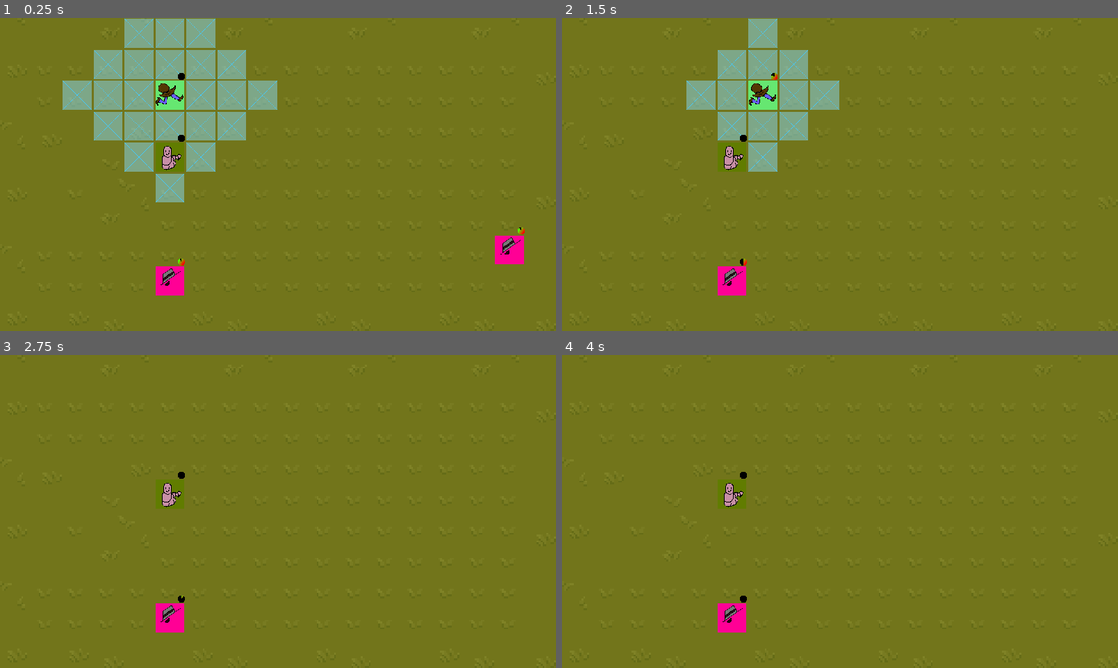
Above: before the commit, frames 1-4 (two rows, left to right).
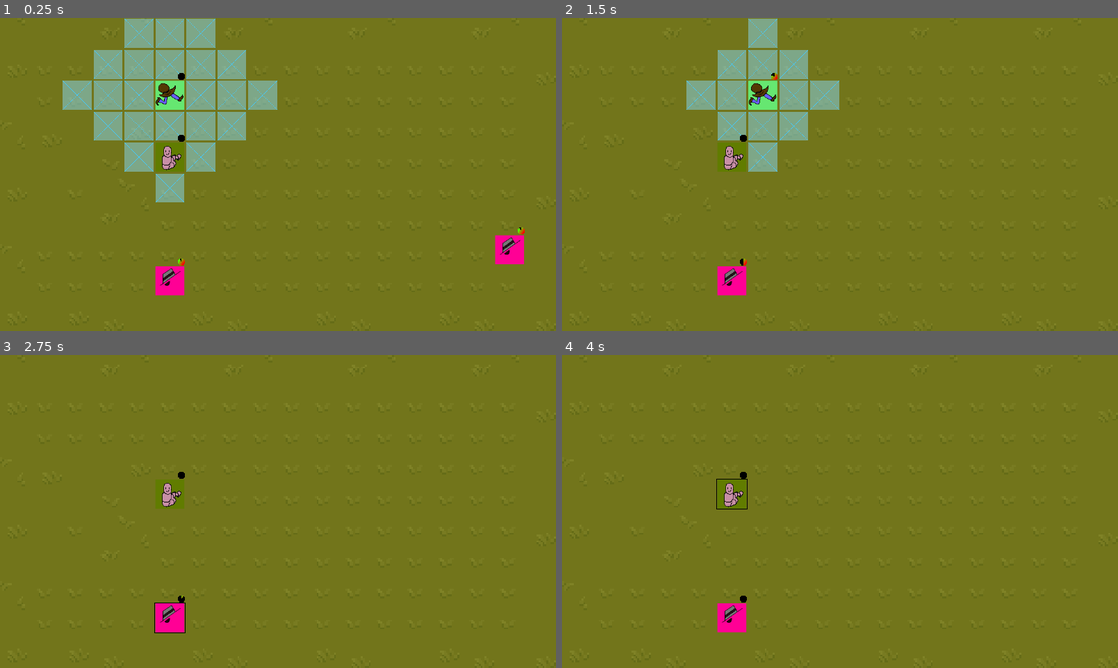
Above: after the commit, the same moments.

Repository: batgnome/MainGame
Game: Godot game, scene res://main.tscn
The game is run twice, just before and just after one commit, with the same random seed, the same clock (stepped at 60 frames per second) and the same inputs.
Inputs (mouse positions are in pixels of both pictures, inside the frame that each line leads up to):
- Up to frame 1 (0.25 s): no input
- Up to frame 2 (1.5 s): tap Enter at 0.5 s; move the mouse to (734, 96) at 0.52 s; hold D (right) 0.53-1.28 s; hold L (del) 0.53-1.28 s; click (734, 96) at 0.67 s; tap R (reset) at 1.25 s; move the mouse to (1073, 249) at 1.27 s; hold S (down) from 1.28 s (still down); click (1073, 249) at 1.35 s
- Up to frame 3 (2.75 s): tap R (reset) at 2 s; move the mouse to (172, 617) at 2.02 s; release S (down) at 2.03 s; hold D (right) from 2.03 s (still down); hold L (del) from 2.03 s (still down); click (172, 617) at 2.17 s
- Up to frame 4 (4 s): tap R (reset) at 2.75, 3.5 s; move the mouse to (734, 617) at 2.77 s; release D (right) at 2.78 s; release L (del) at 2.78 s; hold W (up) 2.78-3.53 s; click (734, 617) at 2.85 s; move the mouse to (734, 492) at 3.52 s; hold A (left) from 3.53 s (still down); hold L (del) from 3.53 s (still down); click (734, 492) at 3.67 s

The runs differ from the first frame. In frame 1, 0.2% of the frame differs, in the area x 27-95%, y 20-89%; in frame 2, 0.2%; in frame 3, 0.2%; in frame 4, 0.2%.
Error in both runs: Invalid access to property or key 'current_state' on a base object of type 'previously freed'. (res://main.gd:26)

Commit message:
added outline shader to see selected rune peice

Diff:
--- a/Rune.gd
+++ b/Rune.gd
@@ -51,6 +51,7 @@
 	parent = get_parent()
 	set_attributes()
 	$Sprite2D.texture = load(attributes.sprite)
+	$Sprite2D.material.set("shader_param/outline_thickness", 0.0)
 	currentMove = attributes.maxMove
 	#add the first position for the tail segments so that the first segment isn't under the head
 	path.insert(0, position)
@@ -260,3 +261,19 @@
 		parent.PlayRunes.append(tail)
 	elif get_group() =='enemy':
 		parent.EnemRunes.append(tail)
+
+
+
+func _on_area_2d_mouse_entered():
+	material = $Sprite2D.material
+	print(material)
+	if material is ShaderMaterial:
+		material.set_shader_parameter("width", 4.0)
+
+
+func _on_area_2d_mouse_exited():
+		print("hey?2")
+		material = $Sprite2D.material
+		if material is ShaderMaterial:
+			print("shader")
+			material.set_shader_parameter("width", 0.0)  # Disable outline
--- a/enemRune.tscn
+++ b/enemRune.tscn
@@ -10,7 +10,7 @@
 [node name="EnemMoveSpeed" type="Timer" parent="." index="1"]
 wait_time = 3.0
 
-[node name="Sprite2D" parent="." index="6"]
+[node name="Sprite2D" parent="." index="7"]
 texture = ExtResource("3_eop7j")
 
 [connection signal="mouse_entered" from="." to="." method="_on_mouse_entered"]
--- a/main.tscn
+++ b/main.tscn
@@ -5181,7 +5181,6 @@
 vertices = PackedVector2Array(8, 8, -8, 8, -8, -8, 8, -8)
 polygons = Array[PackedInt32Array]([PackedInt32Array(0, 1, 2, 3)])
 outlines = Array[PackedVector2Array]([PackedVector2Array(-8, -8, 8, -8, 8, 8, -8, 8)])
-source_geometry_group_name = &"navigation_polygon_source_group"
 
 [sub_resource type="TileSetAtlasSource" id="TileSetAtlasSource_ae5xv"]
 texture = ExtResource("1_rpftv")
--- a/project.godot
+++ b/project.godot
@@ -12,7 +12,7 @@
 
 config/name="GameDemo"
 run/main_scene="res://main.tscn"
-config/features=PackedStringArray("4.2", "GL Compatibility")
+config/features=PackedStringArray("4.1", "GL Compatibility")
 config/icon="res://icon.svg"
 
 [display]
--- a/rune.gdshader
+++ b/rune.gdshader
@@ -1,32 +1,31 @@
 shader_type canvas_item;
 
-uniform vec4 outline_color = vec4(1.0, 1.0, 1.0, 1.0);
-uniform float outline_thickness = 4.0;
+uniform int width:hint_range(0, 5, 1);
+uniform vec4 outline_color:source_color;
+uniform float flickering_speed:hint_range(0.0, 50.0, 1.);
+uniform float minimal_flickering_alpha:hint_range(0.0, 0.9, 0.1);
 
 void fragment() {
-    vec4 tex_color = texture(TEXTURE, UV);
+	float pixel_size_x = 1.0/float(textureSize(TEXTURE,0).x);
+	float pixel_size_y = 1.0/float(textureSize(TEXTURE,0).y);
+	vec2 pixel_size = vec2(pixel_size_x, pixel_size_y);
+	if (texture(TEXTURE, UV).a == 0.)
+	{
+		for(int x = -width; x <= width; x++)
+		{
+			for(int y = -width; y <= width; y++)
+			{
+				vec2 pixel_offset = vec2(float(x),float(y));
+				if( texture(TEXTURE, UV+(pixel_offset*pixel_size)).a > 0.)
+				{
+					vec4 resulting_color = outline_color;
 
-    if (tex_color.a < 0.1) {
-        vec2 offsets[8] = vec2[](
-            vec2(-outline_thickness, -outline_thickness),
-            vec2(0.0, -outline_thickness),
-            vec2(outline_thickness, -outline_thickness),
-            vec2(-outline_thickness, 0.0),
-            vec2(outline_thickness, 0.0),
-            vec2(-outline_thickness, outline_thickness),
-            vec2(0.0, outline_thickness),
-            vec2(outline_thickness, outline_thickness)
-        );
-
-        for (int i = 0; i < 8; i++) {
-            vec4 sample = texture(TEXTURE, UV + offsets[i] / vec2(textureSize(TEXTURE, 0)));
-            if (sample.a > 0.1) {
-                COLOR = outline_color;
-
-            }
-        }
-        discard;
-    }
-
-    COLOR = tex_color;
+					COLOR = resulting_color;
+				}
+			}
+		}
+	}else
+	{
+		COLOR = texture(TEXTURE, UV);
+	}
 }
--- a/rune.tscn
+++ b/rune.tscn
@@ -1,9 +1,12 @@
-[gd_scene load_steps=8 format=3 uid="uid://by716cwmuo2jl"]
+[gd_scene load_steps=9 format=3 uid="uid://by716cwmuo2jl"]
 
 [ext_resource type="Script" path="res://Rune.gd" id="1_xn8h7"]
 [ext_resource type="Texture2D" uid="uid://cpnm2avd2ef1h" path="res://player.png" id="2_uw6q7"]
 [ext_resource type="Shader" path="res://rune.gdshader" id="3_7chrh"]
 [ext_resource type="PackedScene" uid="uid://chw0cqvf3hska" path="res://turn_timer.tscn" id="3_82t1t"]
+
+[sub_resource type="RectangleShape2D" id="RectangleShape2D_ogm6y"]
+size = Vector2(63, 61)
 
 [sub_resource type="RectangleShape2D" id="RectangleShape2D_loq1h"]
 size = Vector2(58, 59)
@@ -11,15 +14,24 @@
 [sub_resource type="RectangleShape2D" id="RectangleShape2D_osmd1"]
 size = Vector2(60, 60)
 
-[sub_resource type="ShaderMaterial" id="ShaderMaterial_yvl0t"]
+[sub_resource type="ShaderMaterial" id="ShaderMaterial_1u1qw"]
+resource_local_to_scene = true
 shader = ExtResource("3_7chrh")
-shader_parameter/outline_color = Vector4(1, 1, 1, 1)
-shader_parameter/outline_thickness = 4.0
+shader_parameter/width = 2
+shader_parameter/outline_color = null
+shader_parameter/flickering_speed = null
+shader_parameter/minimal_flickering_alpha = null
 
 [node name="Rune" type="CharacterBody2D"]
 collision_layer = 2
 collision_mask = 3
 script = ExtResource("1_xn8h7")
+
+[node name="Area2D" type="Area2D" parent="."]
+
+[node name="shaderCol" type="CollisionShape2D" parent="Area2D"]
+position = Vector2(0.5, -0.5)
+shape = SubResource("RectangleShape2D_ogm6y")
 
 [node name="CollisionShape2D" type="CollisionShape2D" parent="."]
 position = Vector2(0, -0.5)
@@ -52,12 +64,16 @@
 collision_mask = 3
 
 [node name="Sprite2D" type="Sprite2D" parent="."]
-material = SubResource("ShaderMaterial_yvl0t")
+texture_filter = 2
+material = SubResource("ShaderMaterial_1u1qw")
+use_parent_material = true
 texture = ExtResource("2_uw6q7")
 
 [node name="Timer" type="Timer" parent="."]
 unique_name_in_owner = true
 
+[connection signal="mouse_entered" from="Area2D" to="." method="_on_area_2d_mouse_entered"]
+[connection signal="mouse_exited" from="Area2D" to="." method="_on_area_2d_mouse_exited"]
 [connection signal="timeout" from="turn" to="." method="_on_turn_timeout"]
 [connection signal="input_event" from="hitbox" to="." method="_on_hitbox_input_event"]
 [connection signal="mouse_entered" from="hitbox" to="." method="_on_area_2d_mouse_entered"]
